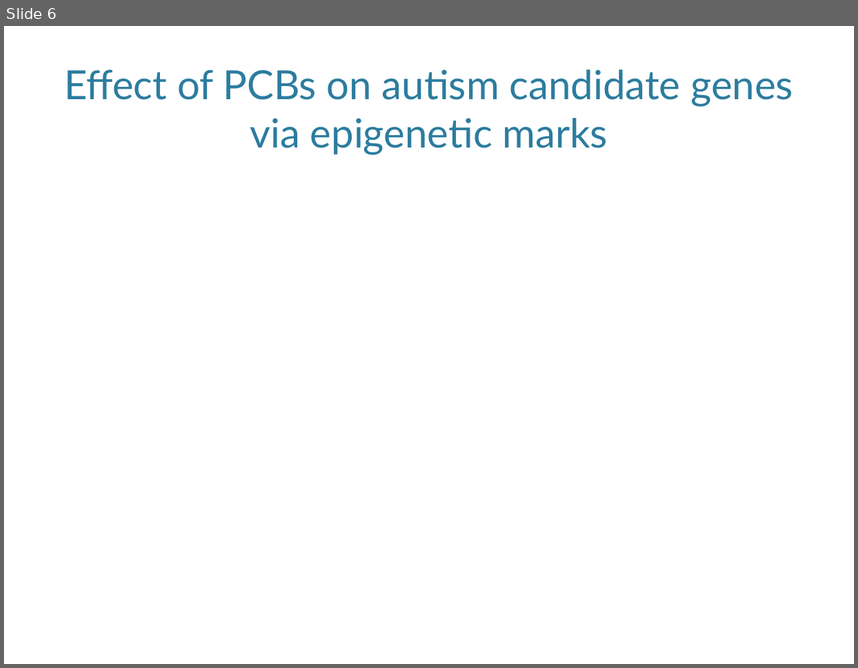
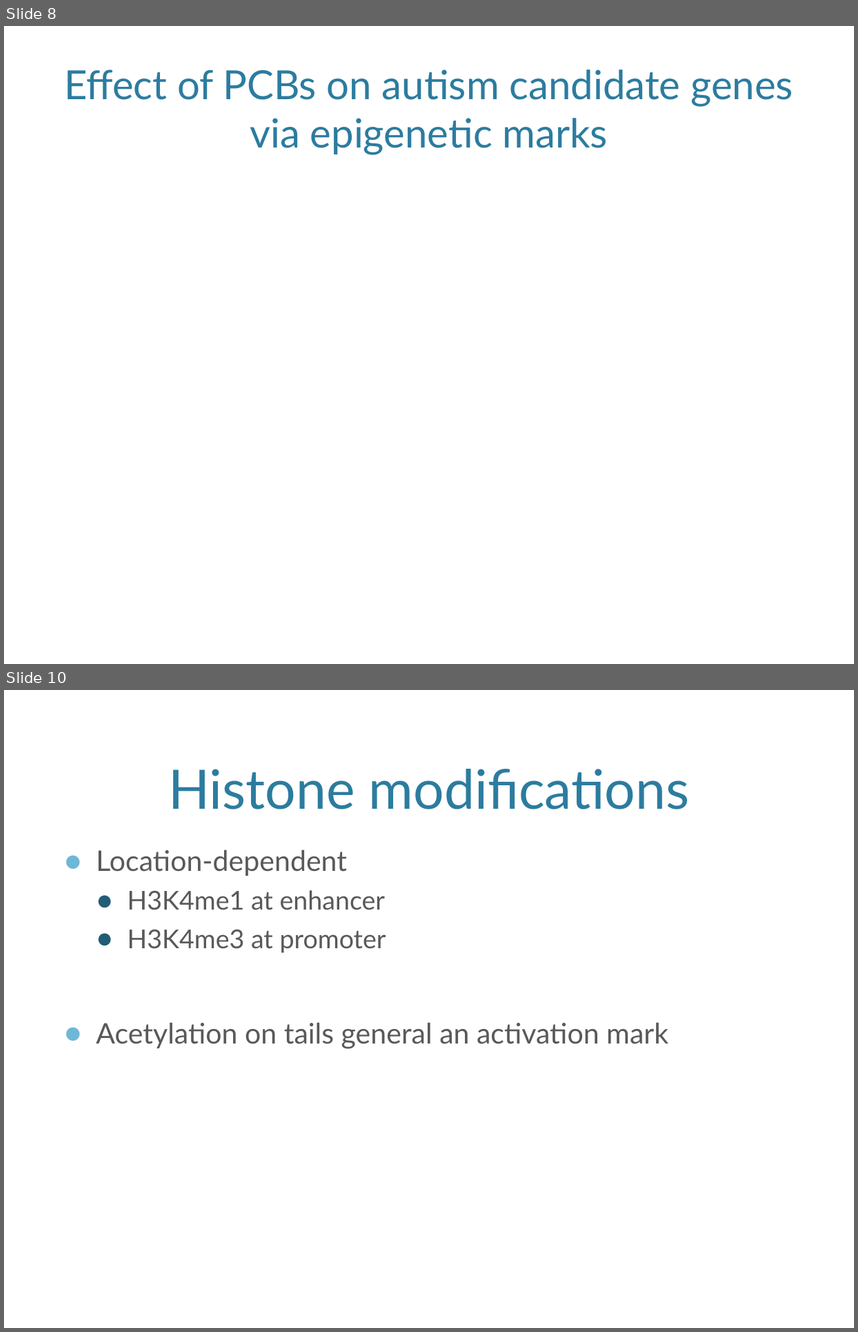
Before and after one commit to vreuter/jekeal, a slide deck: KipnisLabMeeting_2017-03-13.pptx. Shown one above the other, each under a label of ours: slide 6 before the commit, slides 8 and 10 after it; the slides between them are not shown. The pictures are 858x668 and 858x1332 pixels, drawn with LibreOffice and Linux fonts; fonts in the diff are those of the drawing; background and template pictures are left out. Boxes give left, top, right and bottom in pixels: in the first picture for what was removed or moved away, otherwise in the second. Text is boxed around its words. In the diff, an @@ line names an element or a change of style, - is before the commit and + after.

```diff
--- a/KipnisLabMeeting_2017-03-13.pptx
+++ b/KipnisLabMeeting_2017-03-13.pptx
@@ slide 10 added at (4,690,854,1328), background picture (left out) @@
@@ title added at (168,769,689,809), 46 pt, text #2C7C9F @@
+Histone modifications
@@ text added at (96,849,668,1049), 24 pt, text #595959 @@
+● Location-dependent
+  ● H3K4me1 at enhancer
+  ● H3K4me3 at promoter
+● Acetylation on tails general an activation mark
@@ what was slide 6 is now slide 8 @@
```
Also in this commit, not shown: 4 slides changed, 7 other slides added, 2 slides removed, 1 other file.
